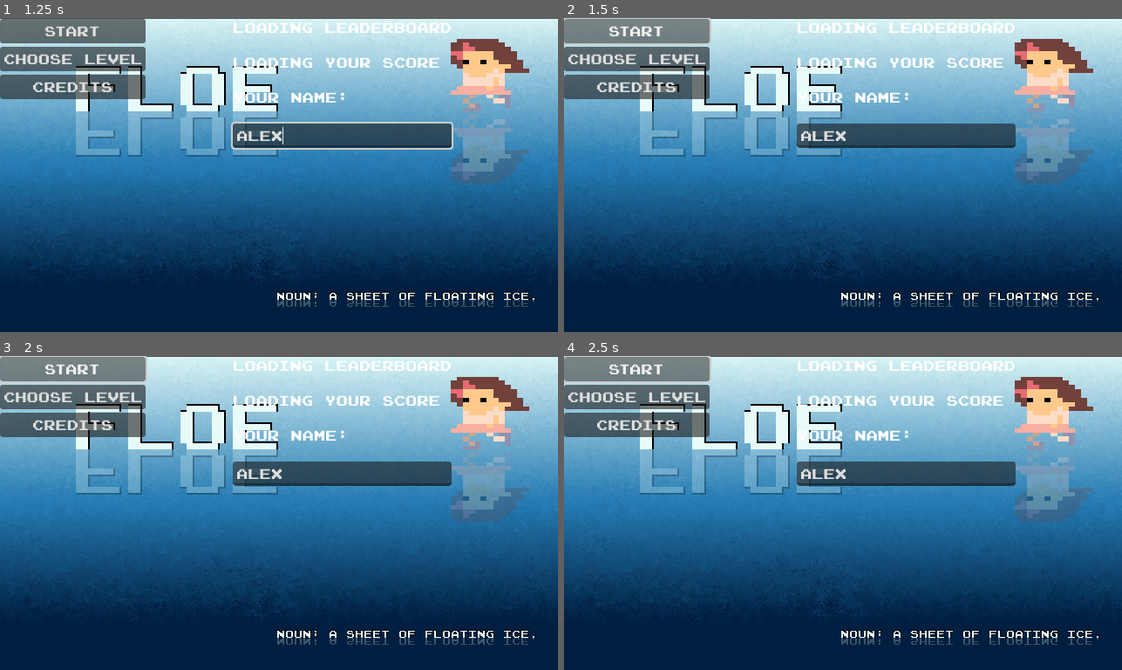
Above: before the commit, frames 1-4 (two rows, left to right).
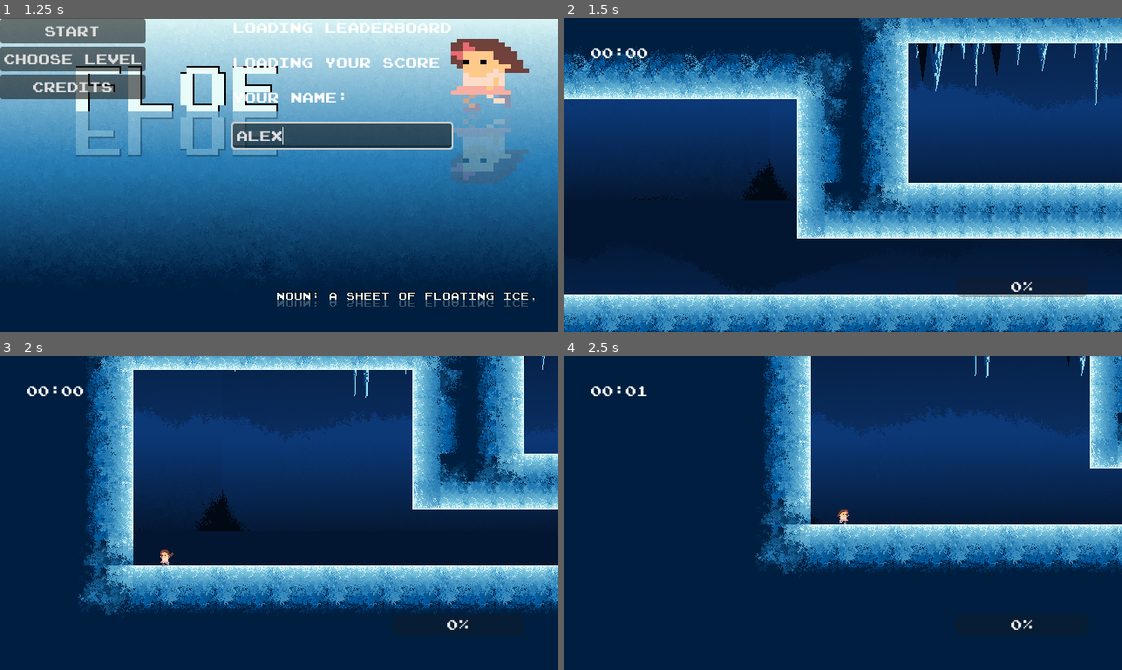
Above: after the commit, the same moments.

Repository: Bitsilisk/speedjam-8
Game: Godot game, scene res://scenes/main_game.tscn
Two runs of this game, one before a commit and one after it. Both use one fixed random seed, a clock stepped at 60 frames per second and the inputs below. This scene is started directly instead of the project's main scene.
Inputs (mouse positions are in pixels of both pictures, inside the frame that each line leads up to):
- Up to frame 1 (1.25 s): click (340, 137) at 0.52 s; type "Alex" at 0.6 s
- Up to frame 2 (1.5 s): click "Start" at 1.25 s
- Up to frame 3 (2 s): no input
- Up to frame 4 (2.5 s): click (636, 368) at 2 s, where only the run before the commit has a clickable "Start"

Frame 1 is identical in both runs. In frame 2, 88% of the frame differs, in the area x 0-100%, y 0-100%; in frame 3, 77%; in frame 4, 75%.
Error after the commit: Invalid access to property or key 'player_identifier' on a base object of type 'Nil'. (res://scripts/leaderboard.gd:81)

Commit message:
title theme implemented

Diff:
--- a/scenes/main_game.tscn
+++ b/scenes/main_game.tscn
@@ -1,8 +1,8 @@
 [gd_scene load_steps=11 format=3 uid="uid://bx3n8pi2plujw"]
 
-[ext_resource type="Script" path="res://scenes/main_game.gd" id="1_i4yg0"]
-[ext_resource type="Script" path="res://scenes/leaderboard.gd" id="2_gq2q6"]
-[ext_resource type="Texture2D" uid="uid://bajh63ax5q2xt" path="res://assets/art/Tilemap/title_screen.png" id="2_u32nf"]
+[ext_resource type="Script" path="res://scripts/main_game.gd" id="1_i4yg0"]
+[ext_resource type="Script" path="res://scripts/leaderboard.gd" id="2_gq2q6"]
+[ext_resource type="Texture2D" uid="uid://iwa2fq84sdrv" path="res://assets/art/Tilemap/title_screen.png" id="2_u32nf"]
 [ext_resource type="AudioStream" uid="uid://c8eextcdp3dbw" path="res://assets/audio/sfx/icy_uihoverA.wav" id="4_g12oj"]
 [ext_resource type="AudioStream" uid="uid://dk6xyuqw5w0d4" path="res://assets/audio/sfx/icy_uihoverC#.wav" id="5_nyb13"]
 [ext_resource type="AudioStream" uid="uid://dekfm2fa46s8r" path="res://assets/audio/sfx/icy_uihoverD.wav" id="6_kv7io"]
--- a/scenes/main_menu.tscn
+++ b/scenes/main_menu.tscn
@@ -6,6 +6,7 @@
 [ext_resource type="PackedScene" uid="uid://c35p46nb6m26w" path="res://scenes/testbed_2.tscn" id="2_tcuku"]
 [ext_resource type="Texture2D" uid="uid://iwa2fq84sdrv" path="res://assets/art/Tilemap/title_screen.png" id="3_ahafd"]
 [ext_resource type="PackedScene" uid="uid://cbvah23wyy74o" path="res://scenes/level_4.tscn" id="4_ipy7d"]
+[ext_resource type="AudioStream" uid="uid://bgntxrxnls738" path="res://assets/audio/music/Icy-Title.ogg" id="7_j4pwc"]
 
 [node name="MainMenu" type="Control" node_paths=PackedStringArray("level_choices") groups=["level_loader"]]
 layout_mode = 3
@@ -154,6 +155,10 @@
 layout_mode = 2
 text = "close"
 
+[node name="Icy Title" type="AudioStreamPlayer" parent="."]
+stream = ExtResource("7_j4pwc")
+bus = &"Music"
+
 [connection signal="pressed" from="CenterContainer/HBoxContainer/VBoxContainer/start" to="." method="_on_start_pressed"]
 [connection signal="toggled" from="CenterContainer/HBoxContainer/VBoxContainer/choose_level" to="." method="_on_choose_level_toggled"]
 [connection signal="pressed" from="CenterContainer/HBoxContainer/VBoxContainer/credits" to="." method="_on_credits_pressed"]
--- a/scripts/main_menu.gd
+++ b/scripts/main_menu.gd
@@ -5,10 +5,14 @@
 @onready var credits: Control = $CenterContainer/HBoxContainer/credits
 @export var game_node:Node2D
 @onready var leaderboard = $leaderboard
+
+@onready var icy_title: AudioStreamPlayer = $"Icy Title"
+
 var current_level
 
 # Called when the node enters the scene tree for the first time.
 func _ready() -> void:
+	icy_title.play()
 	for level in range(levels.size()):
 		var button = Button.new()
 		button.text = "Level {0}".format([level+1])
@@ -39,6 +43,7 @@
 
 func _on_start_pressed() -> void:
 	load_level(0)
+	icy_title.stop()
 
 
 func _on_choose_level_toggled(toggled_on: bool) -> void:
Not shown, added: assets/audio/music/Icy-Title.ogg.import
Not shown: 1 places in scenes/main_menu.tscn that only renumber resources
Not shown, added: assets/audio/music/Icy-Title.ogg
